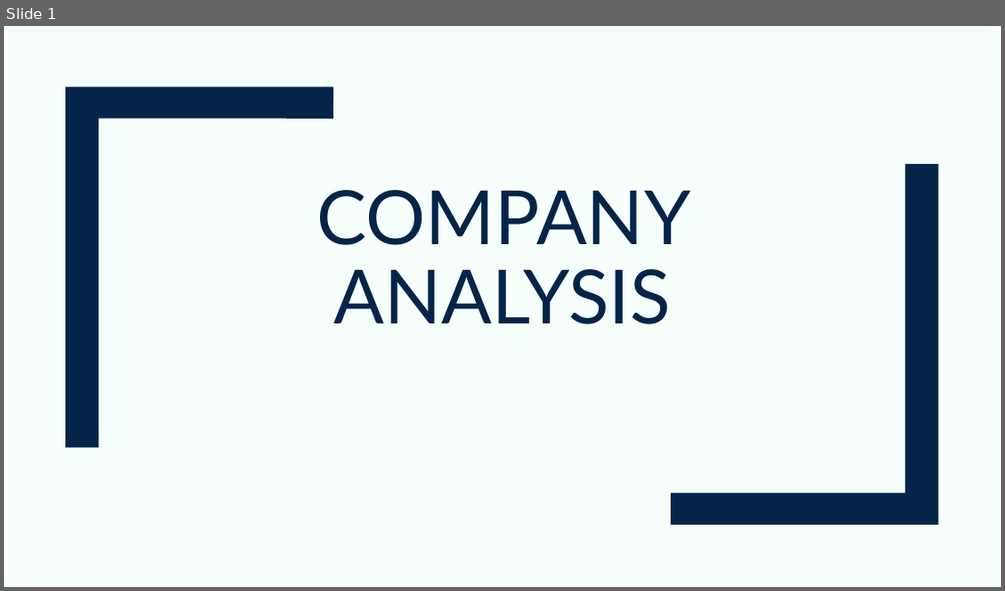
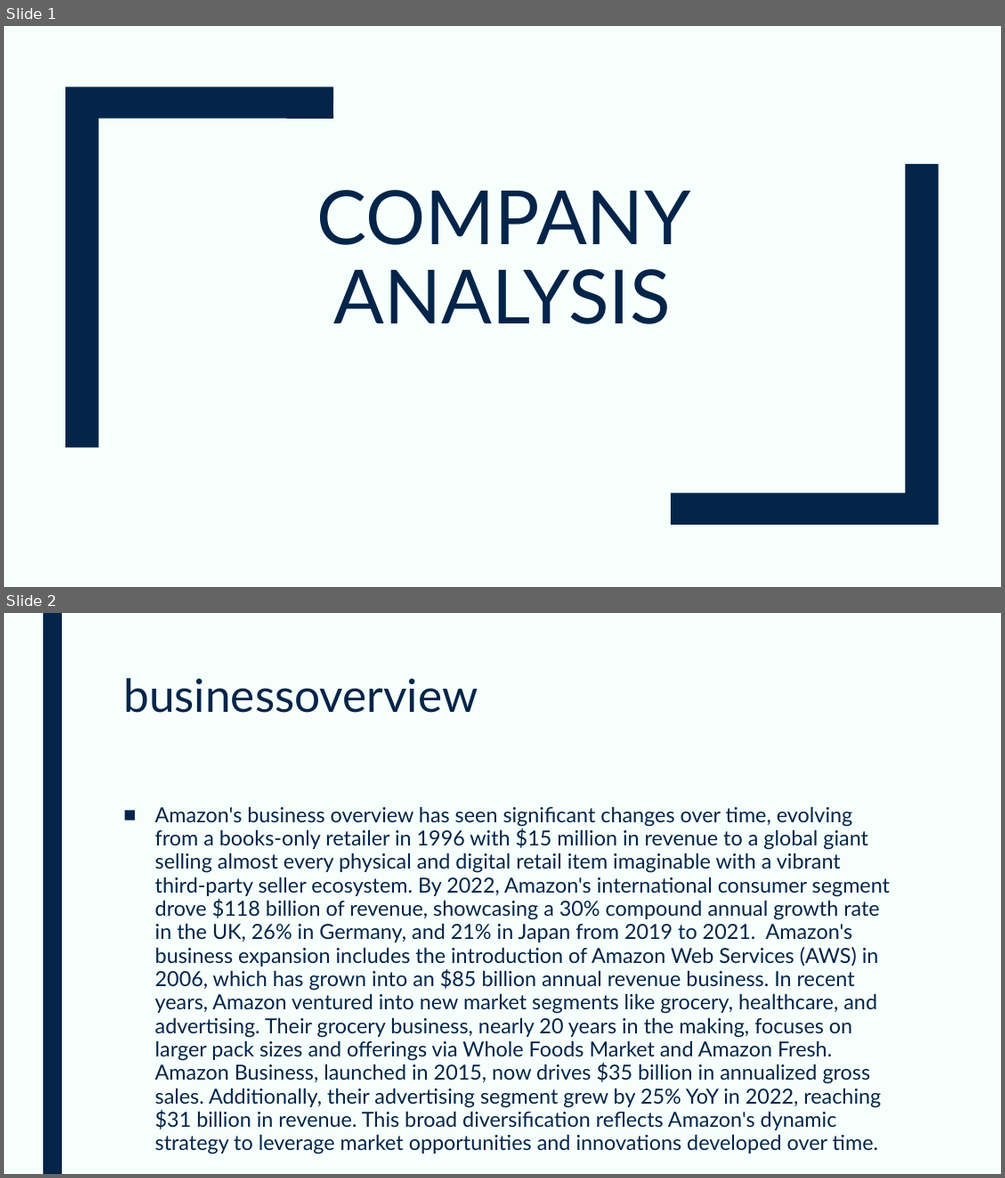
Before and after one commit to devangovind/AMUCLDISS, a slide deck: fastapi-backend/pres/output.pptx. Shown one above the other, each under a label of ours: slide 1 before the commit, slides 1 and 2 after it. The pictures are 1005x591 and 1005x1178 pixels, drawn with LibreOffice and Linux fonts; fonts in the diff are those of the drawing. Boxes give left, top, right and bottom in pixels: in the first picture for what was removed or moved away, otherwise in the second. Text is boxed around its words. In the diff, an @@ line names an element or a change of style, - is before the commit and + after.

```diff
--- a/fastapi-backend/pres/output.pptx
+++ b/fastapi-backend/pres/output.pptx
@@ slide 2 added at (4,613,1001,1174), background #F6FFFB @@
@@ rectangle added at (43,613,62,1174), fill #042449 @@
@@ title added at (123,678,477,713), 44 pt, text #042449 @@
+businessoverview
@@ text added at (155,806,890,1154), 20 pt, text #042449 @@
+■ Amazon's business overview has seen significant changes over time, evolving from a books-only retailer in 1996 with $15 million in revenue to a global giant selling almost every physical and digital retail item imaginable with a vibrant third-party seller ecosystem. By 2022, Amazon's international consumer segment drove $118 billion of revenue, showcasing a 30% compound annual growth rate in the UK, 26% in Germany, and 21% in Japan from 2019 to 2021. Amazon's business expansion includes the introduction of Amazon Web Services (AWS) in 2006, which has grown into an $85 billion annual revenue business. In recent years, Amazon ventured into new market segments like grocery, healthcare, and advertising. Their grocery business, nearly 20 years in the making, focuses on larger pack sizes and offerings via Whole Foods Market and Amazon Fresh. Amazon Business, launched in 2015, now drives $35 billion in annualized gross sales. Additionally, their advertising segment grew by 25% YoY in 2022, reaching $31 billion in revenue. This broad diversification reflects Amazon's dynamic strategy to leverage market opportunities and innovations developed over time.
```
Also in this commit, not shown: 3 slides changed, 4 other slides added, 2 slides removed, 5 other files.
